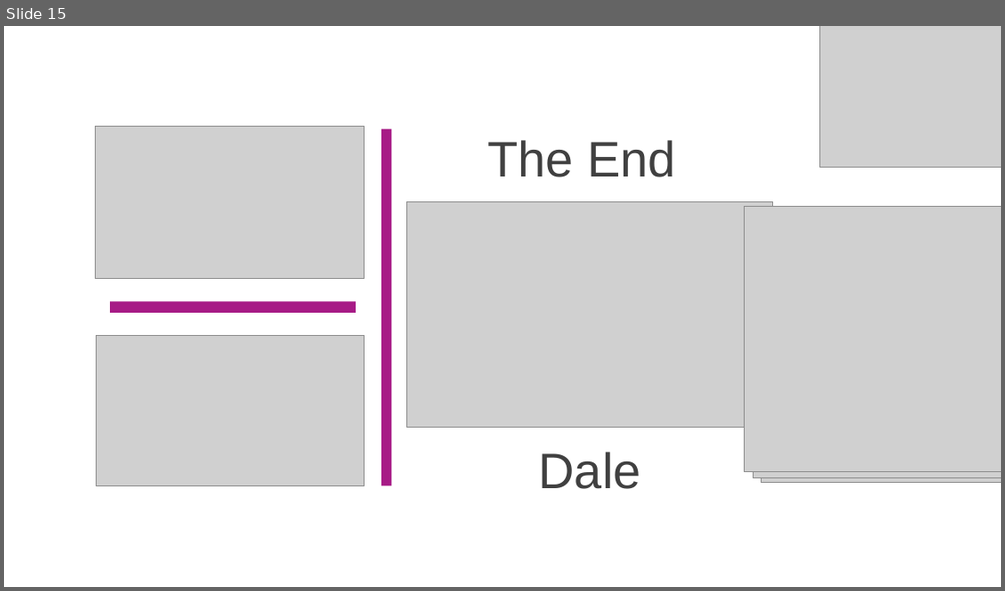
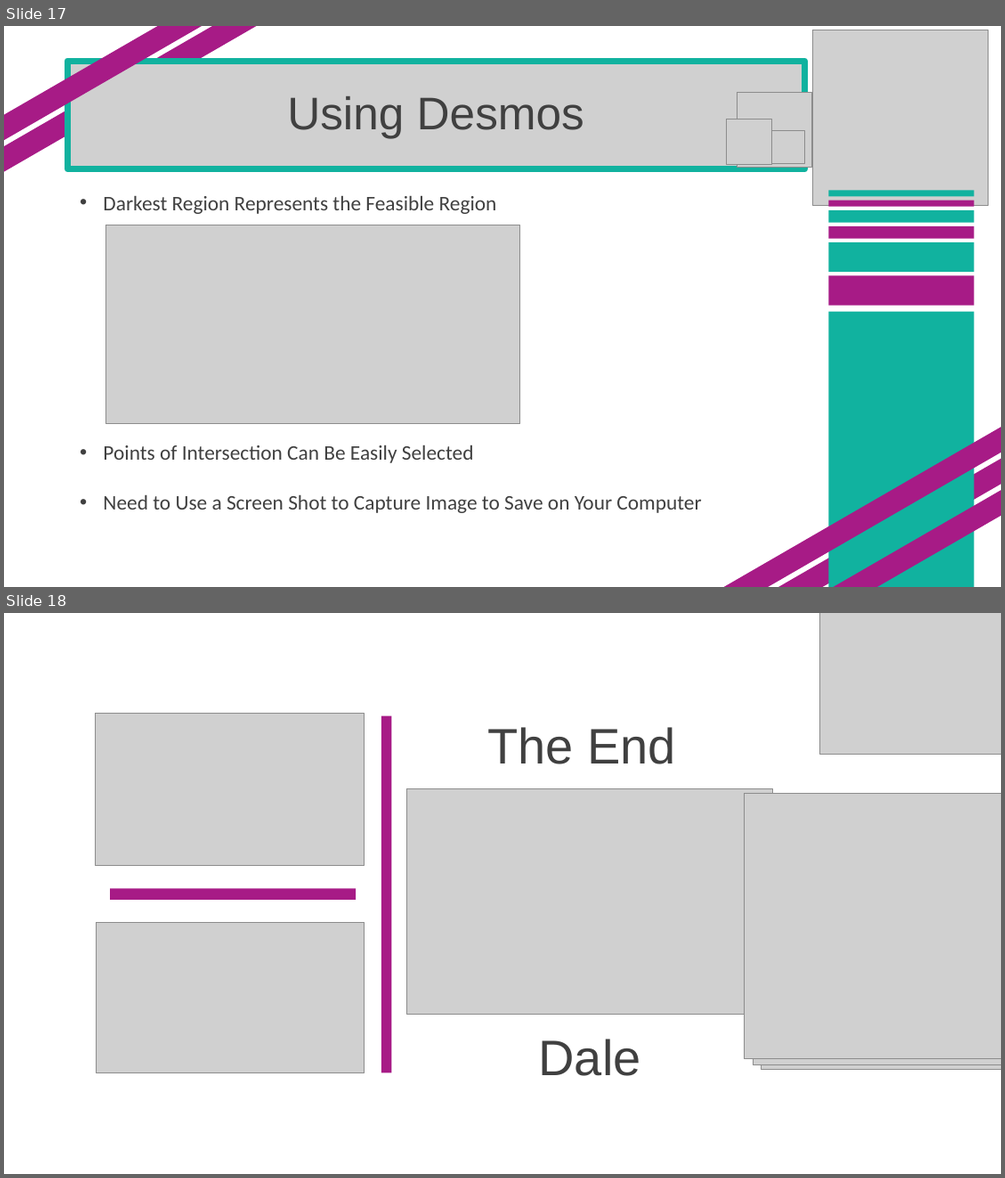
Before and after one commit to SuperMarioGiacomazzo/STOR305_WEBSITE, a slide deck: Lectures/Lecture 2/Lecture 2.pptx. Shown one above the other, each under a label of ours: slide 15 before the commit, slides 17 and 18 after it. The pictures are 1005x591 and 1005x1178 pixels, drawn with LibreOffice and Linux fonts; fonts in the diff are those of the drawing; grey boxes stand for pictures. Boxes give left, top, right and bottom in pixels: in the first picture for what was removed or moved away, otherwise in the second. Text is boxed around its words. In the diff, an @@ line names an element or a change of style, - is before the commit and + after.

```diff
--- a/Lectures/Lecture 2/Lecture 2.pptx
+++ b/Lectures/Lecture 2/Lecture 2.pptx
@@ slide 17 added at bbox=[4, 26, 1001, 587], background #FFFFFF @@
@@ rectangle added at bbox=[4, 26, 267, 184], fill #A71B86 @@
@@ rectangle added at bbox=[4, 26, 253, 160], fill #A71B86 @@
@@ picture added at bbox=[812, 30, 987, 205] @@
@@ picture added at bbox=[67, 62, 805, 168] @@
@@ title added at bbox=[67, 61, 805, 168], outline #11B29F 6 pt, 44 pt, text #404040 @@
+Using Desmos
@@ picture added at bbox=[736, 93, 811, 168] @@
@@ picture added at bbox=[727, 119, 771, 164] @@
@@ picture added at bbox=[772, 131, 805, 164] @@
@@ text added at bbox=[103, 196, 701, 513], 20 pt, text #404040 @@
+• Darkest Region Represents the Feasible Region
+• Points of Intersection Can Be Easily Selected
+• Need to Use a Screen Shot to Capture Image to Save on Your Computer
@@ rectangle added at bbox=[829, 191, 974, 197], fill #11B29F @@
@@ rectangle added at bbox=[829, 200, 974, 206], fill #A71B86 @@
@@ rectangle added at bbox=[829, 210, 974, 222], fill #11B29F @@
@@ picture added at bbox=[105, 224, 519, 424] @@
@@ rectangle added at bbox=[829, 226, 974, 239], fill #A71B86 @@
@@ rectangle added at bbox=[829, 242, 974, 272], fill #11B29F @@
@@ rectangle added at bbox=[829, 276, 974, 305], fill #A71B86 @@
@@ rectangle added at bbox=[829, 312, 974, 587], fill #11B29F @@
@@ rectangle added at bbox=[701, 407, 1001, 587], fill #A71B86 @@
@@ rectangle added at bbox=[764, 431, 1001, 587], fill #A71B86 @@
@@ rectangle added at bbox=[777, 454, 1001, 587], fill #A71B86 @@
@@ what was slide 15 is now slide 18 @@
```
Also in this commit, not shown: 2 other slides added, 4 other files.
